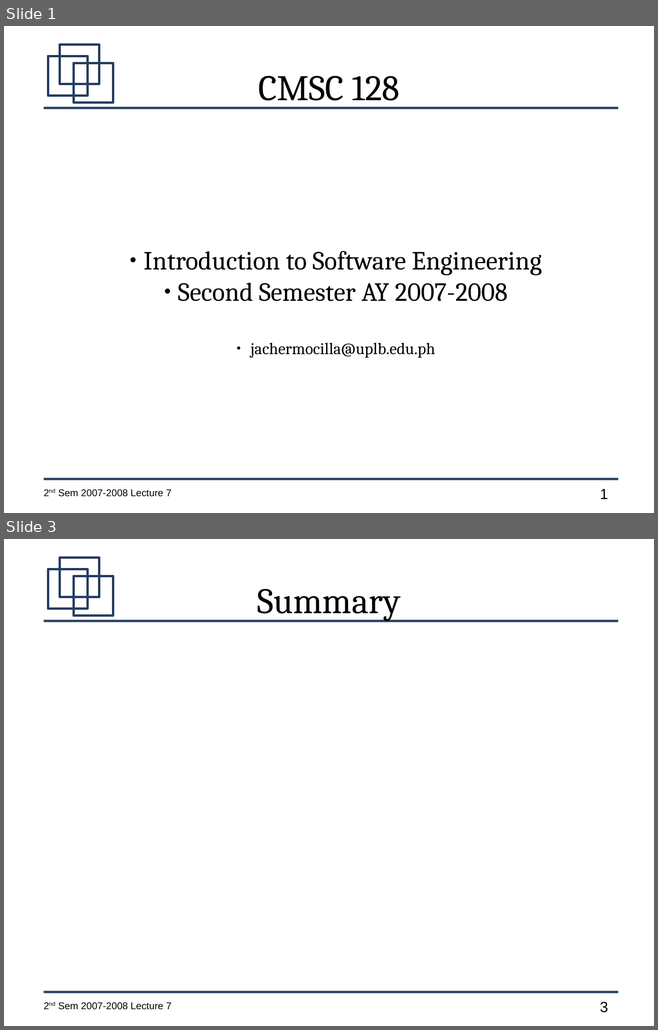
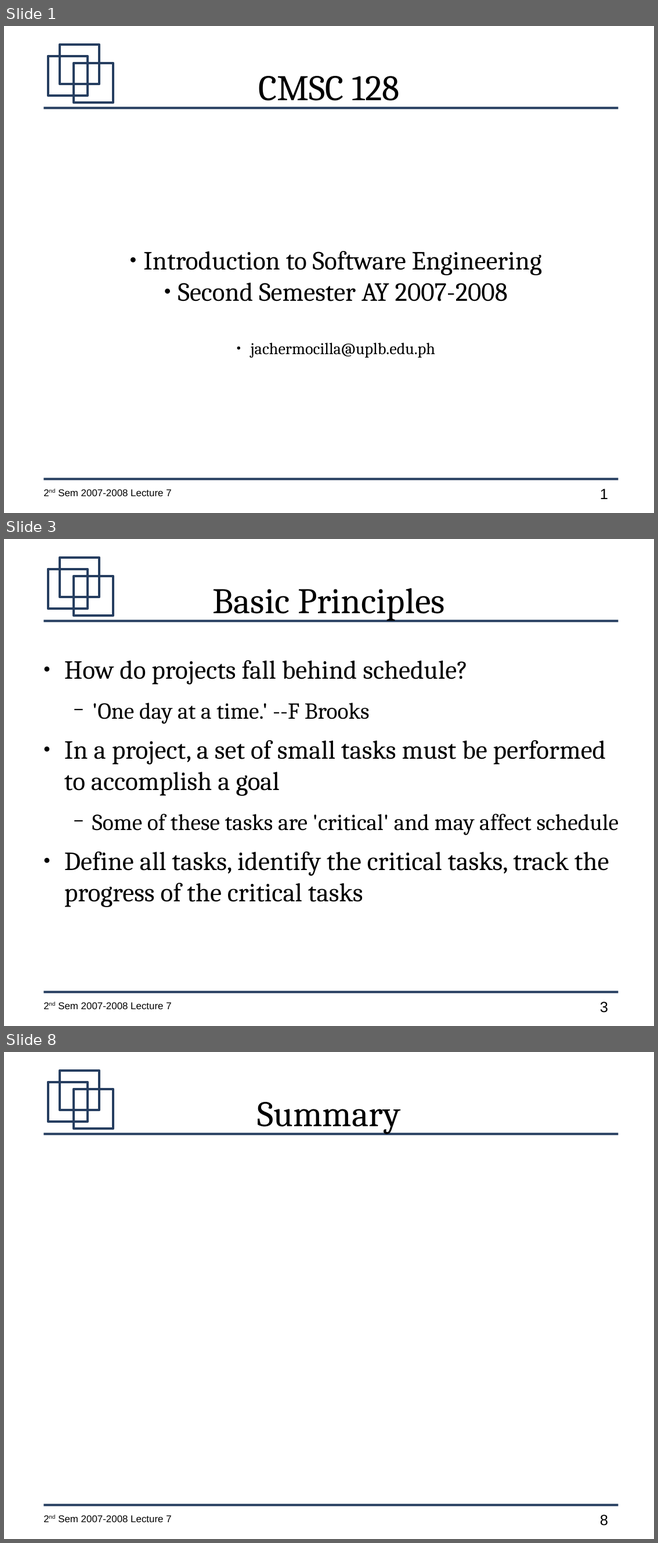
Before and after one commit to jachermocilla/jach-homepage, a slide deck: CMSC128-2nd-Sem-2007-L7.odp. Shown one above the other, each under a label of ours: slides 1 and 3 before the commit, slides 1, 3 and 8 after it; the slides between them are not shown. The pictures are 658x1030 and 658x1543 pixels, drawn with LibreOffice and Linux fonts; fonts in the diff are those of the drawing. Boxes give left, top, right and bottom in pixels: in the first picture for what was removed or moved away, otherwise in the second. Text is boxed around its words. In the diff, an @@ line names an element or a change of style, - is before the commit and + after.

```diff
--- a/CMSC128-2nd-Sem-2007-L7.odp
+++ b/CMSC128-2nd-Sem-2007-L7.odp
@@ slide 3 added at box(4, 539, 654, 1026), background #FFFFFF; not listed: 7 template elements that a slide beside it also shows @@
@@ title added at box(213, 588, 445, 621), 44 pt, text #000000 @@
+Basic Principles
@@ text added at box(64, 660, 619, 907), 32 pt, text #000000 @@
+● How do projects fall behind schedule?
+  − 'One day at a time.' --F Brooks
+● In a project, a set of small tasks must be performed to accomplish a goal
+  − Some of these tasks are 'critical' and may affect schedule
+● Define all tasks, identify the critical tasks, track the progress of the critical tasks
@@ what was slide 3 is now slide 8 @@
@@ page number at box(600, 1515, 608, 1526): text changed @@
-3
+8
```
Also in this commit, not shown: 1 slide changed, 4 other slides added.
